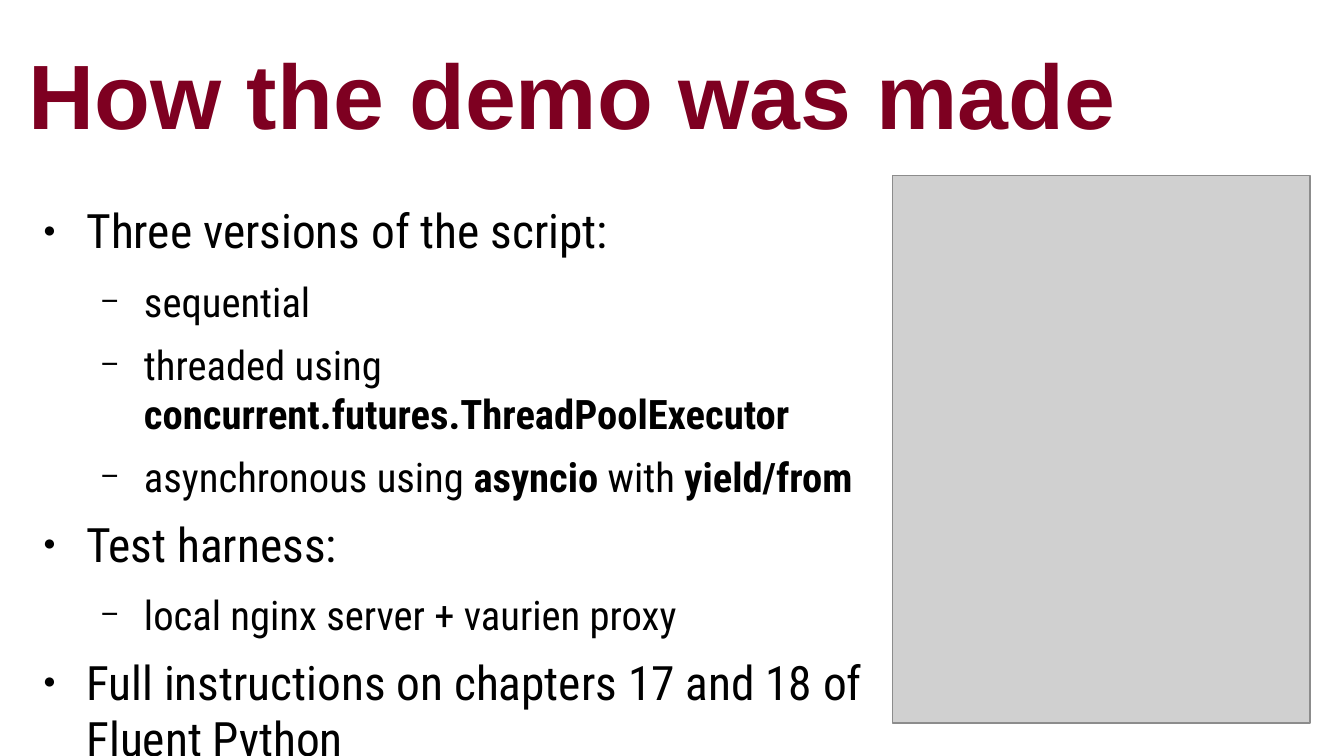
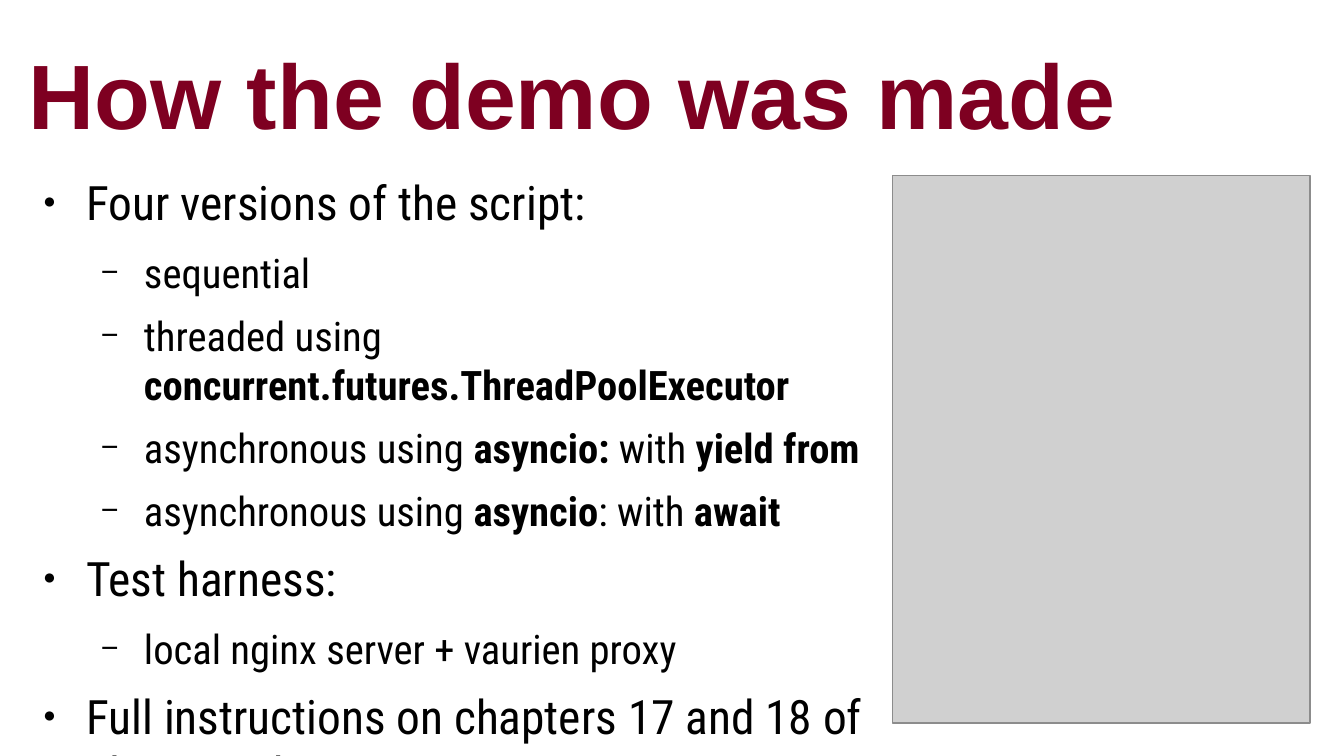
Before and after one commit to ramalho/platespinning, a slide deck: slide 3 of plate-spinning-oscon-eu.odp. Drawn at 1344x756 pixels with LibreOffice and Linux fonts; fonts in the diff are those of the drawing; grey boxes stand for pictures. Boxes give left, top, right and bottom in pixels: in the first picture for what was removed or moved away, otherwise in the second. Text is boxed around its words. In the diff, an @@ line names an element or a change of style, - is before the commit and + after.

Commit message:
uptating slides for OSCON-EU with Python 3.5 syntax

```diff
--- a/plate-spinning-oscon-eu.odp
+++ b/plate-spinning-oscon-eu.odp
@@ text "Four versions of the script:": place and size @@
-text "Four versions of the script:" at [86,212,862,710]
+text "Four versions of the script:" at [86,184,862,744]
@@ text at [86,184,585,230]: text changed @@
-● Three versions of the script:
+● Four versions of the script:
@@ text at [144,432,859,535]: text changed @@
-  − asynchronous using asyncio with yield/from
+  − asynchronous using asyncio: with yield from
+  − asynchronous using asyncio: with await
```
Also in this commit, not shown: 29 other slides changed, 1 slide added, 4 slides removed, 13 other files.
